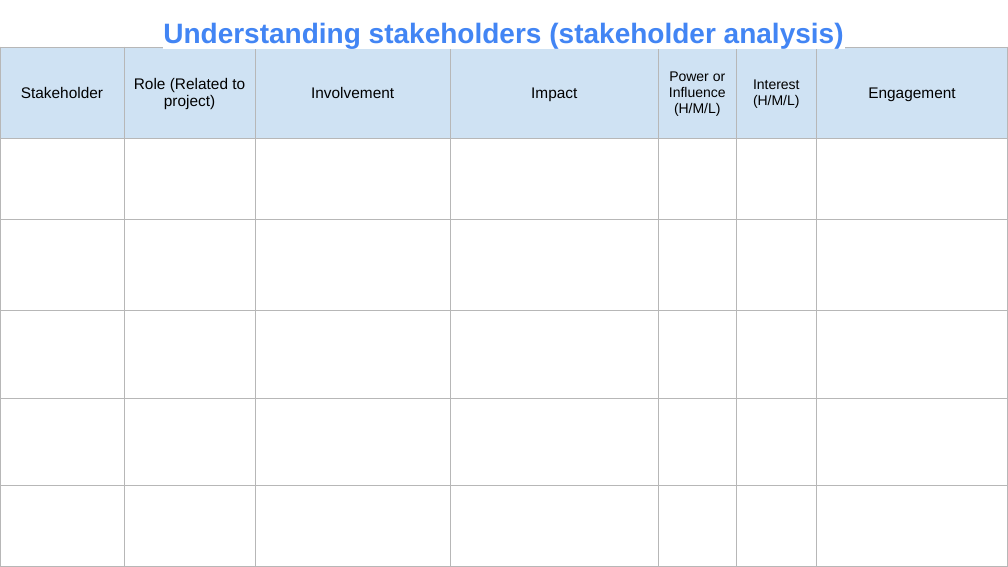
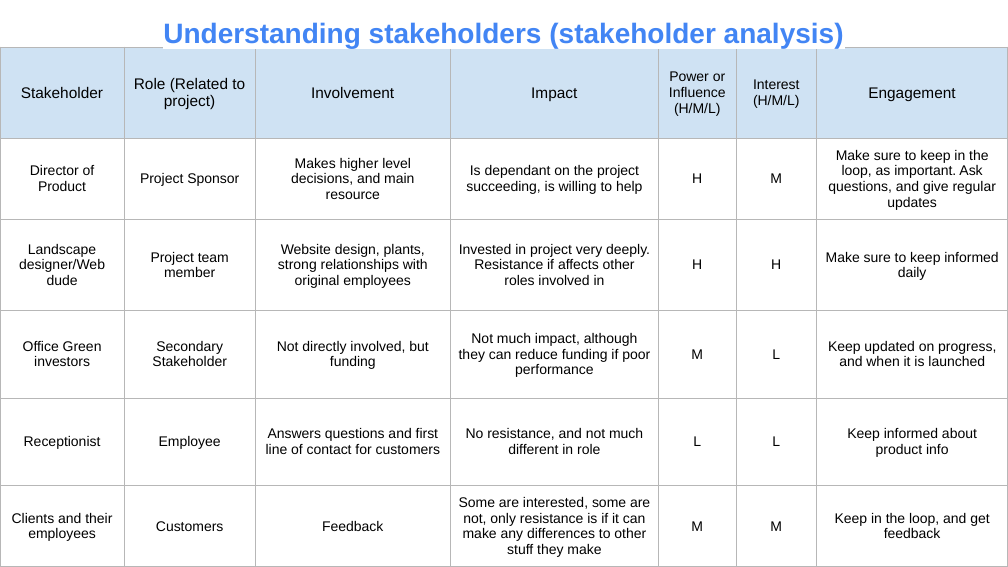
Before and after one commit to ClutchKick2207/Google-Career-Certificates, a slide deck: slide 1 of Google Project Management Certificate/Project Initiation - Starting a Successful Project/02 - Working effectively with stakeholders/Activity Resources/01 - Stakeholder analysis + power response.pptx. Drawn at 1008x567 pixels with LibreOffice and Linux fonts; fonts in the diff are those of the drawing. Boxes give left, top, right and bottom in pixels: in the first picture for what was removed or moved away, otherwise in the second. Text is boxed around its words. In the diff, an @@ line names an element or a change of style, - is before the commit and + after.

```diff
--- a/Google Project Management Certificate/Project Initiation - Starting a Successful Project/02 - Working effectively with stakeholders/Activity Resources/01 - Stakeholder analysis + power response.pptx
+++ b/Google Project Management Certificate/Project Initiation - Starting a Successful Project/02 - Working effectively with stakeholders/Activity Resources/01 - Stakeholder analysis + power response.pptx
@@ table at [0,47,1008,567] @@
-row 2:  |  |  |  |  |  | 
+row 2: Director of Product | Project Sponsor | Makes higher level decisions, and main resource | Is dependant on the project succeeding, is willing to help | H | M | Make sure to keep in the loop, as important. Ask questions, and give regular updates
-row 3:  |  |  |  |  |  | 
+row 3: Landscape designer/Web dude | Project team member | Website design, plants, strong relationships with original employees | Invested in project very deeply. Resistance if affects other roles involved in | H | H | Make sure to keep informed daily
-row 4:  |  |  |  |  |  | 
+row 4: Office Green investors | Secondary Stakeholder | Not directly involved, but funding | Not much impact, although they can reduce funding if poor performance | M | L | Keep updated on progress, and when it is launched
-row 5:  |  |  |  |  |  | 
+row 5: Receptionist | Employee | Answers questions and first line of contact for customers | No resistance, and not much different in role | L | L | Keep informed about product info
-row 6:  |  |  |  |  |  | 
+row 6: Clients and their employees | Customers | Feedback | Some are interested, some are not, only resistance is if it can make any differences to other stuff they make | M | M | Keep in the loop, and get feedback
```
Also in this commit, not shown: 1 other slide changed, 1 other file.
